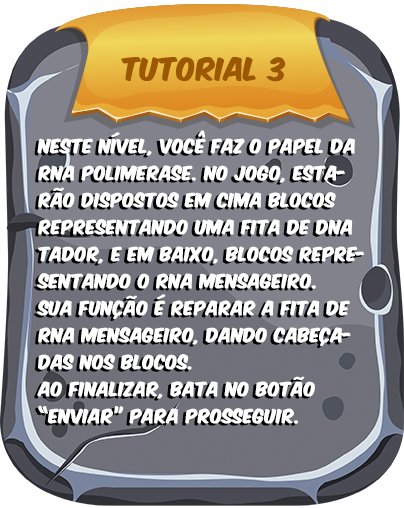
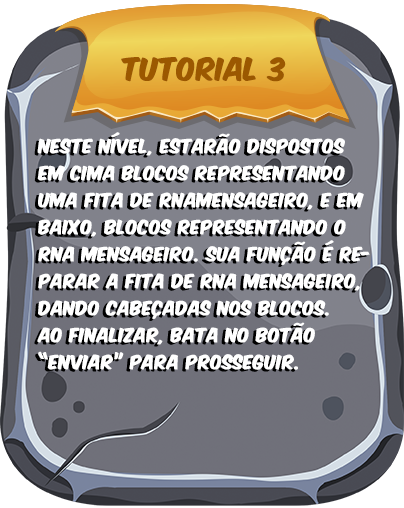
Comparing the layer stacks of the two 404px x 508px images. Changes:
renamed "nESTE NÍVEL, VOCÊ FAZ O PAPEL DA rna polimerase. no jogo, esta" to "nESTE NÍVEL, estarão dispostos em cima blocos representando u", painted on it over (x1=37, y1=130, x2=370, y2=424)
